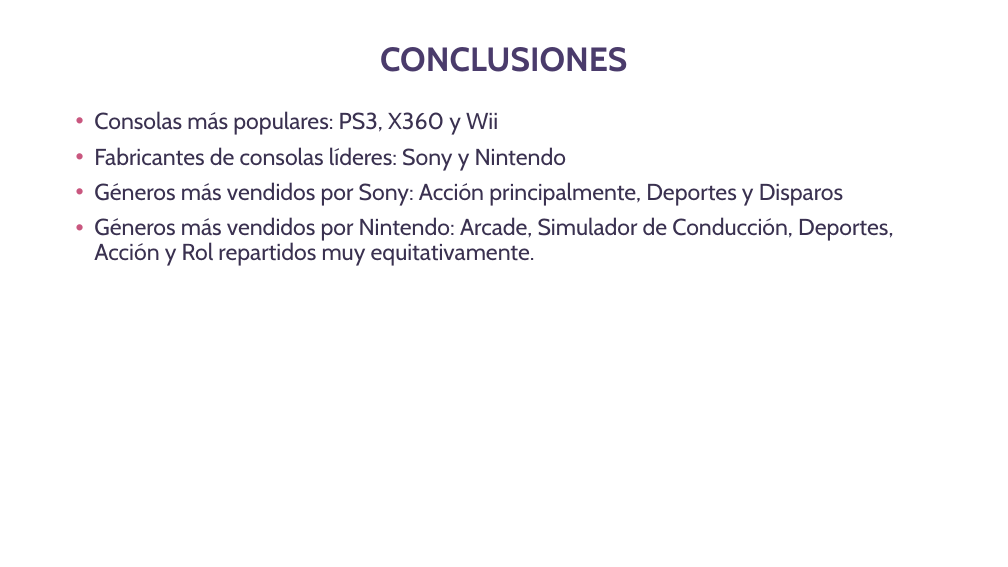
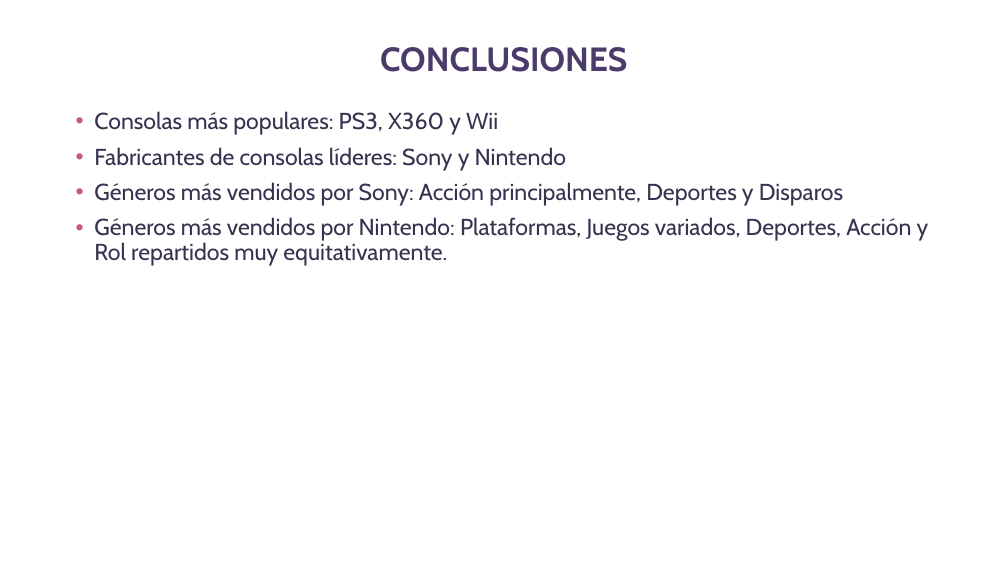
Before and after one commit to bgranda/EDA-Videojuegos, a slide deck: slide 15 of HISTORIA_DE_LOS_VIDEOJUEGOS.pptx. Drawn at 1008x567 pixels with LibreOffice and Linux fonts; fonts in the diff are those of the drawing; background and template pictures are left out. Boxes give left, top, right and bottom in pixels: in the first picture for what was removed or moved away, otherwise in the second. Text is boxed around its words. In the diff, an @@ line names an element or a change of style, - is before the commit and + after.

```diff
--- a/HISTORIA_DE_LOS_VIDEOJUEGOS.pptx
+++ b/HISTORIA_DE_LOS_VIDEOJUEGOS.pptx
@@ text at box(94, 217, 929, 266): text changed @@
-• Géneros más vendidos por Nintendo: Arcade, Simulador de Conducción, Deportes, Acción y Rol repartidos muy equitativamente.
+• Géneros más vendidos por Nintendo: Plataformas, Juegos variados, Deportes, Acción y Rol repartidos muy equitativamente.
```
Also in this commit, not shown: 3 other files.
